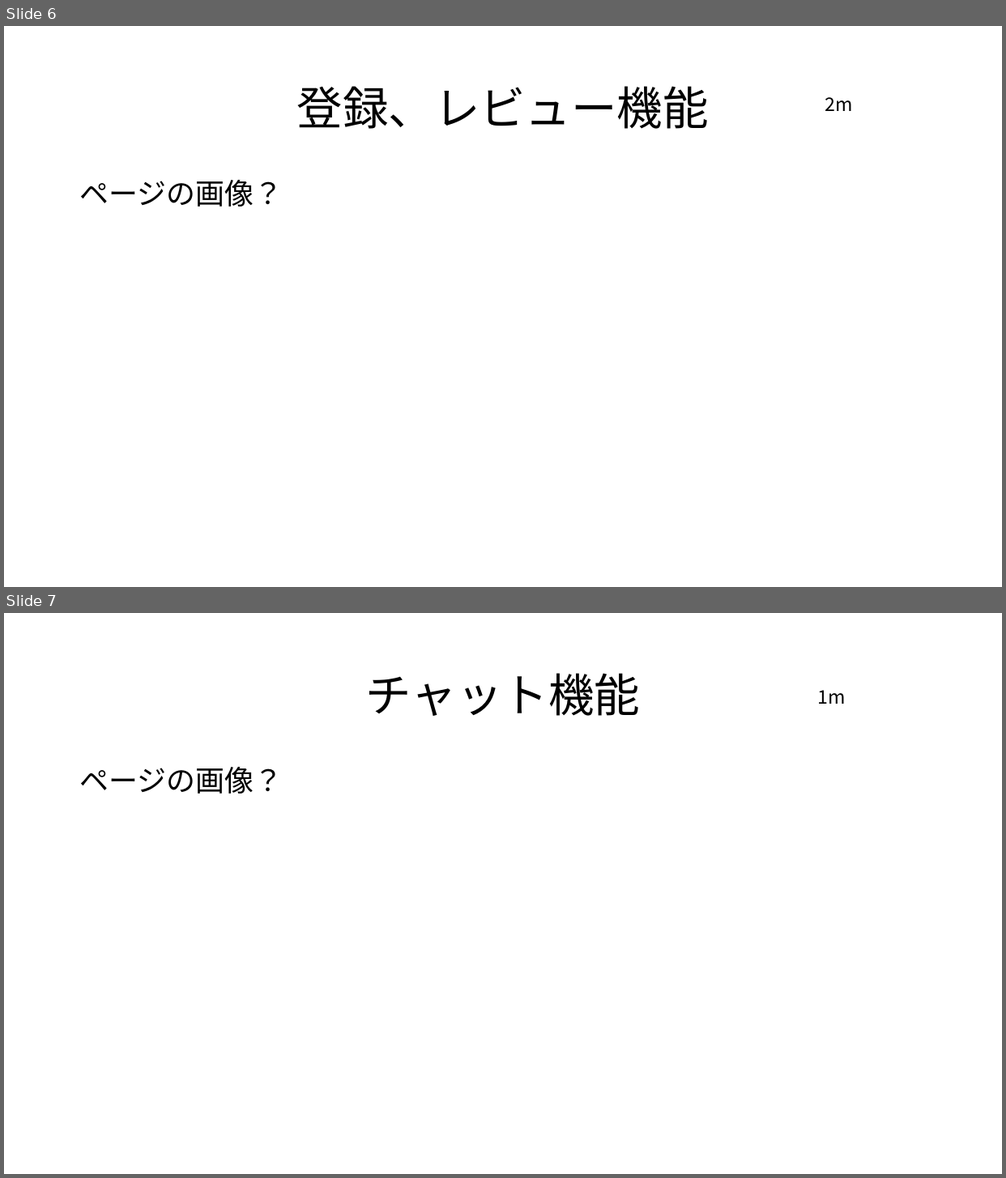
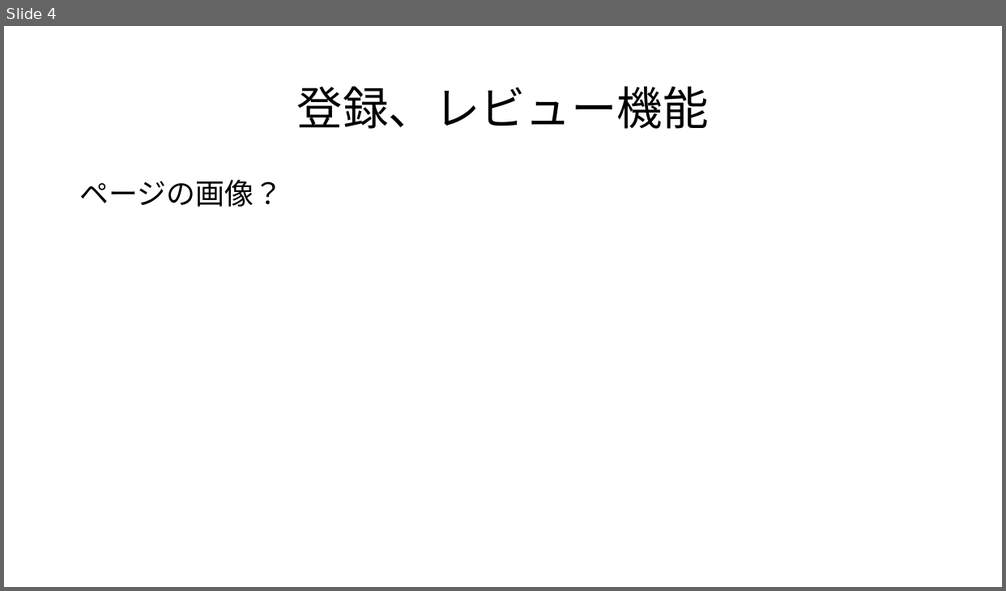
Before and after one commit to plusdojo2024/A2, a slide deck: doc/プレゼン資料/レコレコプレゼン資料(参考用).pptx. Shown one above the other, each under a label of ours: slides 6 and 7 before the commit, slide 4 after it. The pictures are 1006x1178 and 1006x591 pixels, drawn with LibreOffice and Linux fonts; fonts in the diff are those of the drawing. Boxes give left, top, right and bottom in pixels: in the first picture for what was removed or moved away, otherwise in the second. Text is boxed around its words. In the diff, an @@ line names an element or a change of style, - is before the commit and + after.

```diff
--- a/doc/プレゼン資料/レコレコプレゼン資料(参考用).pptx
+++ b/doc/プレゼン資料/レコレコプレゼン資料(参考用).pptx
@@ slide 7 removed at (4,613,1002,1174), background #FFFFFF @@
@@ title removed at (366,673,640,716) @@
-チャット機能
@@ text removed at (818,690,846,704) @@
-1m
@@ text removed at (80,767,283,794) @@
-ページの画像？
@@ what was slide 6 is now slide 4 @@
@@ slide 4 changed as well @@
@@ text removed at (825,97,853,111) @@
-2m
```
Also in this commit, not shown: 14 other slides changed, 12 slides added, 4 other slides removed.
